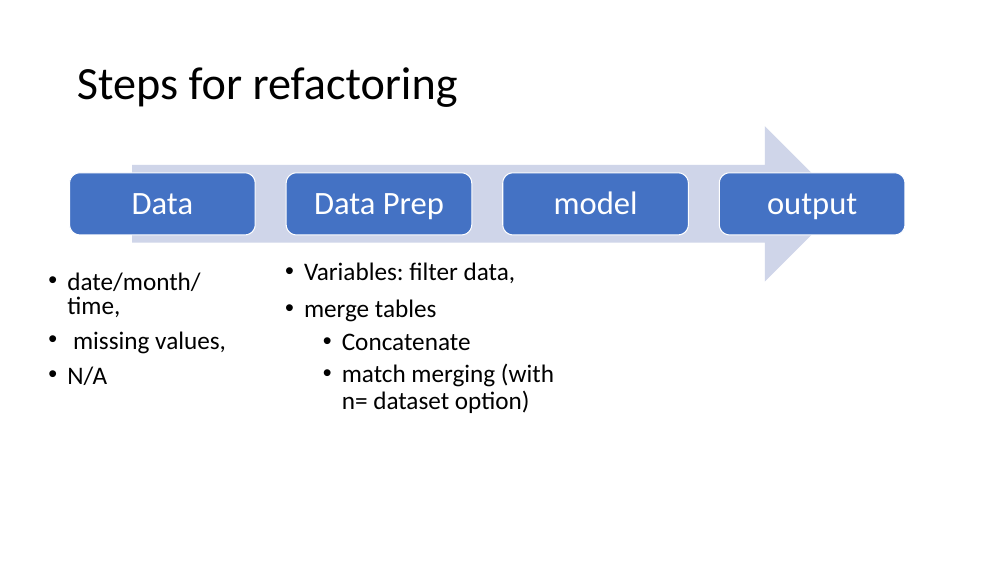
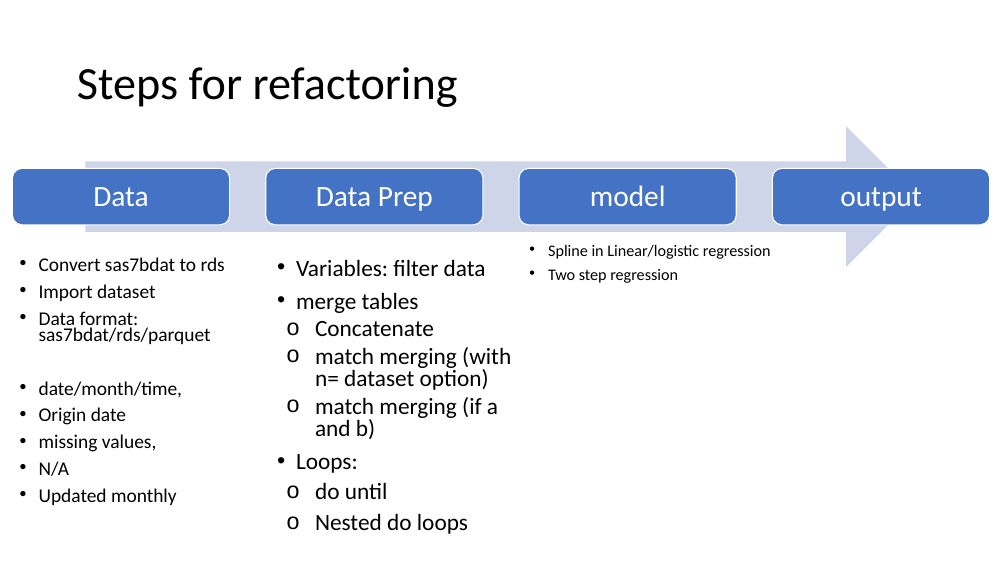
Before and after one commit to wx2123/WSDS-2026-OH, a slide deck: slide 5 of 2026 WSDS - Wujian Xue.pptx. Drawn at 1008x567 pixels with LibreOffice and Linux fonts; fonts in the diff are those of the drawing. Boxes give left, top, right and bottom in pixels: in the first picture for what was removed or moved away, otherwise in the second. Text is boxed around its words. In the diff, an @@ line names an element or a change of style, - is before the commit and + after.

```diff
--- a/2026 WSDS - Wujian Xue.pptx
+++ b/2026 WSDS - Wujian Xue.pptx
@@ right arrow: place and size @@
-right arrow at [132,126,843,282]
+right arrow at [85,126,917,267]
@@ rounded rectangle: place and size @@
-rounded rectangle at [70,173,256,235]
+rounded rectangle at [12,169,229,225]
@@ text "Data": place and size @@
-text "Data" at [132,193,193,214]
+text "Data" at [93,187,148,206]
@@ rounded rectangle: place and size @@
-rounded rectangle at [287,173,473,235]
+rounded rectangle at [266,169,483,225]
@@ rounded rectangle: place and size @@
-rounded rectangle at [503,173,689,235]
+rounded rectangle at [520,169,737,225]
@@ text "model": place and size @@
-text "model" at [554,191,638,214]
+text "model" at [590,185,666,206]
@@ rounded rectangle: place and size @@
-rounded rectangle at [720,173,906,235]
+rounded rectangle at [773,169,990,225]
@@ size 31 to 28 pt; less space between paragraphs in 4 elements at [316,187,433,211], [590,185,666,206], [93,187,148,206], [840,187,921,211] @@
@@ text "output": place and size @@
-text "output" at [767,193,857,220]
+text "output" at [840,187,921,211]
@@ text "Convert sas7bdat to rds": place and size @@
-text "Convert sas7bdat to rds" at [67,272,226,385]
+text "Convert sas7bdat to rds" at [39,257,225,505]
@@ text at [39,257,225,344]: paragraphs added @@
+• Convert sas7bdat to rds
+• Import dataset
+• Data format: sas7bdat/rds/parquet
@@ text "Variables: filter data": place and size @@
-text "Variables: filter data" at [304,262,554,413]
+text "Variables: filter data" at [296,259,511,534]
@@ text at [296,259,486,276]: text changed; size 24 to 22.2 pt @@
-• Variables: filter data,
+• Variables: filter data
@@ text added at [548,244,771,283], 15.4 pt, text #000000 @@
+• Spline in Linear/logistic regression
+• Two step regression
@@ text at [296,292,511,390]: size 24 to 22.2 pt in "merge tables", "Concatenate", "match merging (with n= dataset option)"; line spacing 0.9 to 0.8; bullet • to o @@
@@ text at [39,381,183,476]: size 24.1 to 18.5 pt in "date/month/time,", "missing values,", "N/A"; line spacing 0.8 to 0.7 @@
@@ text at [39,407,126,425]: paragraph added @@
+• Origin date
@@ text at [296,397,498,534]: paragraphs added @@
+  o match merging (if a and b)
+  • Loops:
+  o do until
+  o Nested do loops
@@ text at [39,488,177,505]: paragraph added @@
+• Updated monthly
```
Also in this commit, not shown: 8 other slides changed.
